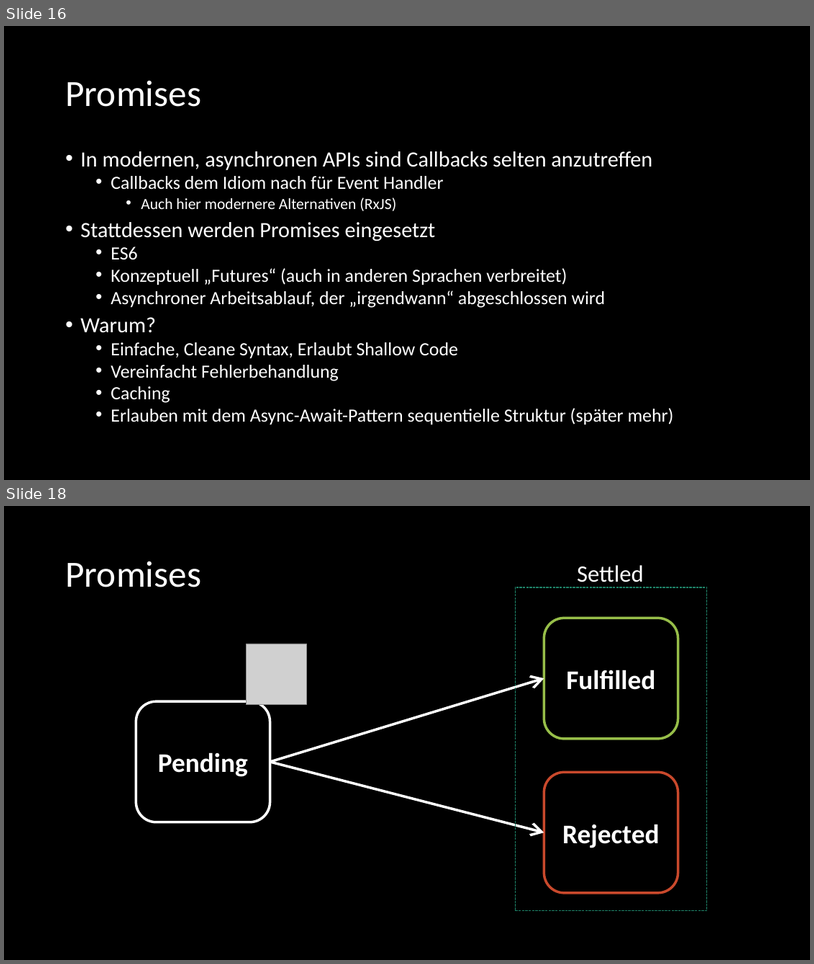
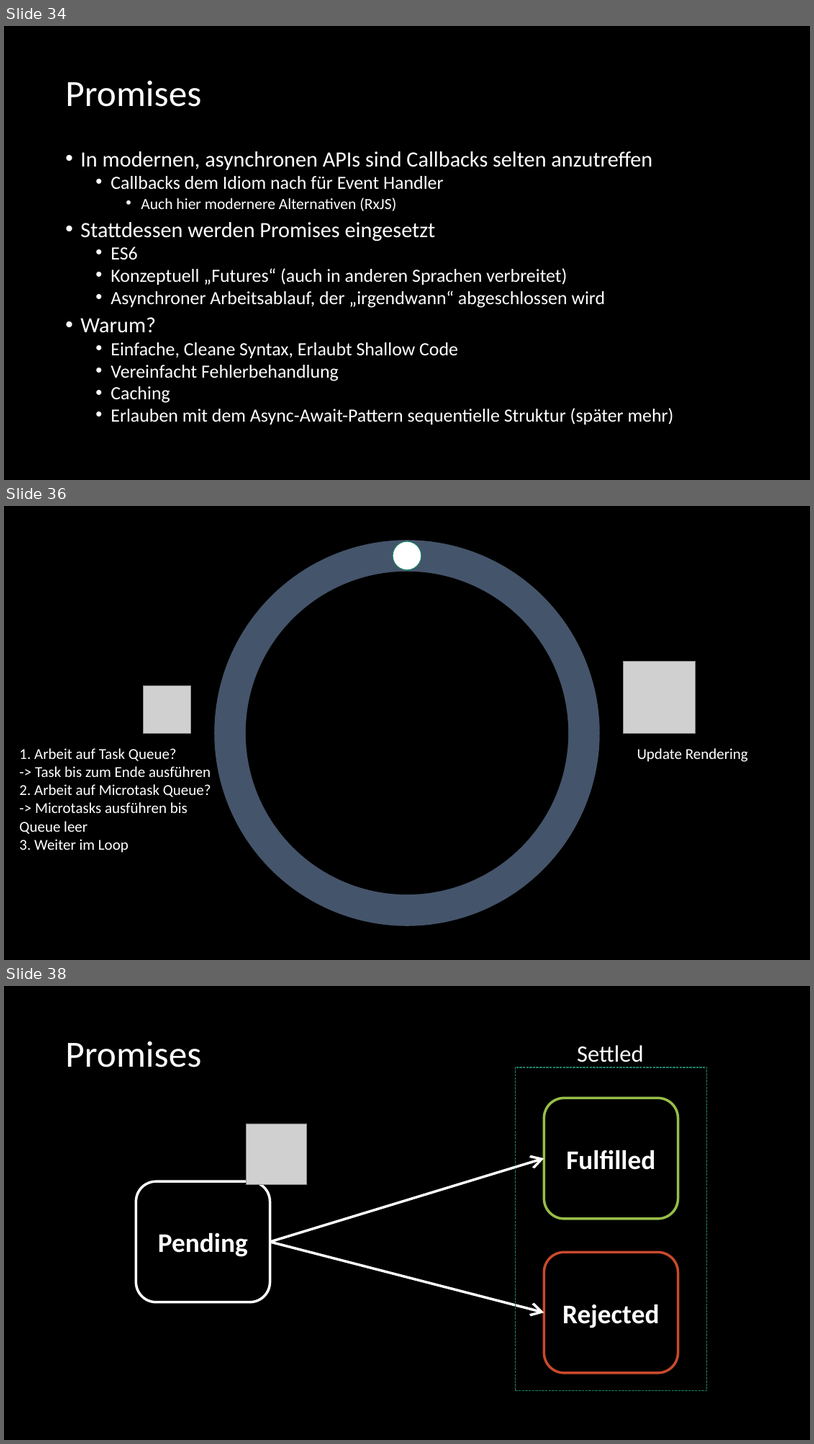
Before and after one commit to twobiers/webtech-workshop-js-async, a slide deck: slides/Presentation.pptx. Shown one above the other, each under a label of ours: slides 16 and 18 before the commit, slides 34, 36 and 38 after it; the slides between them are not shown. The pictures are 814x964 and 814x1444 pixels, drawn with LibreOffice and Linux fonts; fonts in the diff are those of the drawing; grey boxes stand for pictures. Boxes give left, top, right and bottom in pixels: in the first picture for what was removed or moved away, otherwise in the second. Text is boxed around its words. In the diff, an @@ line names an element or a change of style, - is before the commit and + after.

```diff
--- a/slides/Presentation.pptx
+++ b/slides/Presentation.pptx
@@ slide 36 added at (x1=4, y1=506, x2=810, y2=960), background #000000 @@
@@ ellipse added at (x1=214, y1=540, x2=600, y2=926), fill #44546A @@
@@ ellipse added at (x1=393, y1=541, x2=422, y2=569), fill #FFFFFF, outline #1E8168 1 pt @@
@@ ellipse added at (x1=246, y1=572, x2=569, y2=894), fill #000000 @@
@@ picture added at (x1=624, y1=661, x2=696, y2=733) @@
@@ picture added at (x1=144, y1=686, x2=191, y2=733) @@
@@ text added at (x1=19, y1=748, x2=211, y2=852), 18 pt, text #FFFFFF @@
+1. Arbeit auf Task Queue?
+-> Task bis zum Ende ausführen
+2. Arbeit auf Microtask Queue?
+-> Microtasks ausführen bis
+Queue leer
+3. Weiter im Loop
@@ text added at (x1=638, y1=748, x2=748, y2=762), 18 pt, text #FFFFFF @@
+Update Rendering
@@ what was slide 16 is now slide 34 @@
@@ what was slide 18 is now slide 38 @@
```
Also in this commit, not shown: 2 slides changed, 20 other slides added, 1 slide removed, 1 other file.
